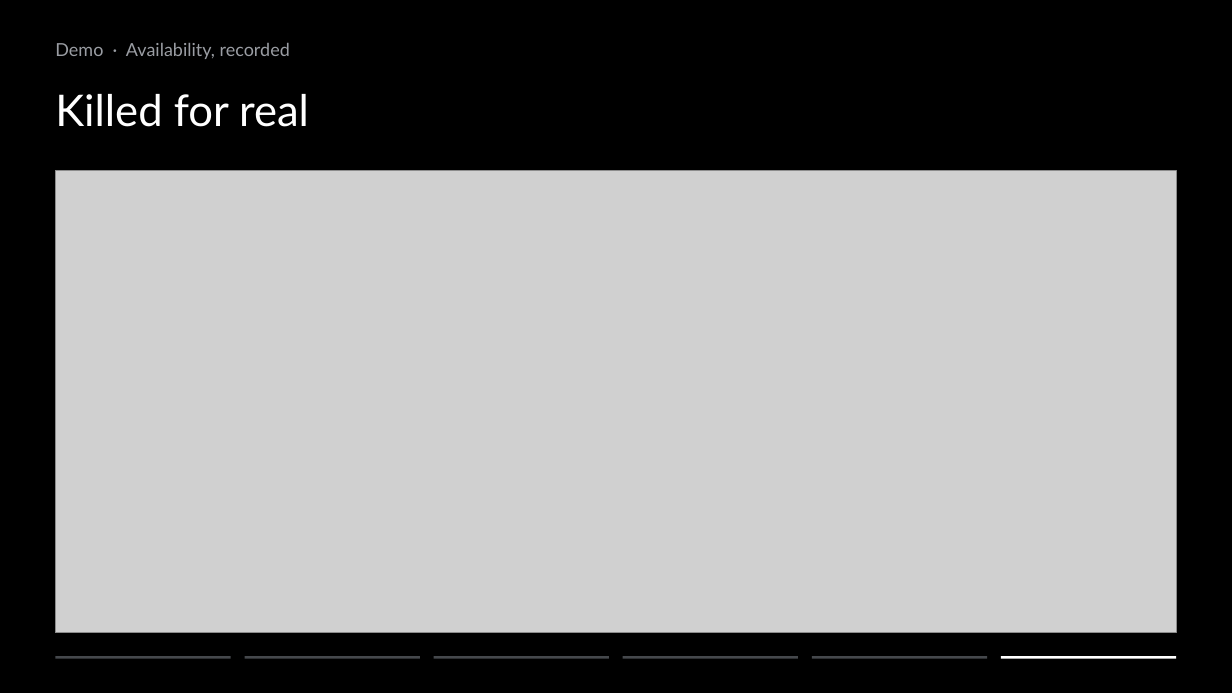
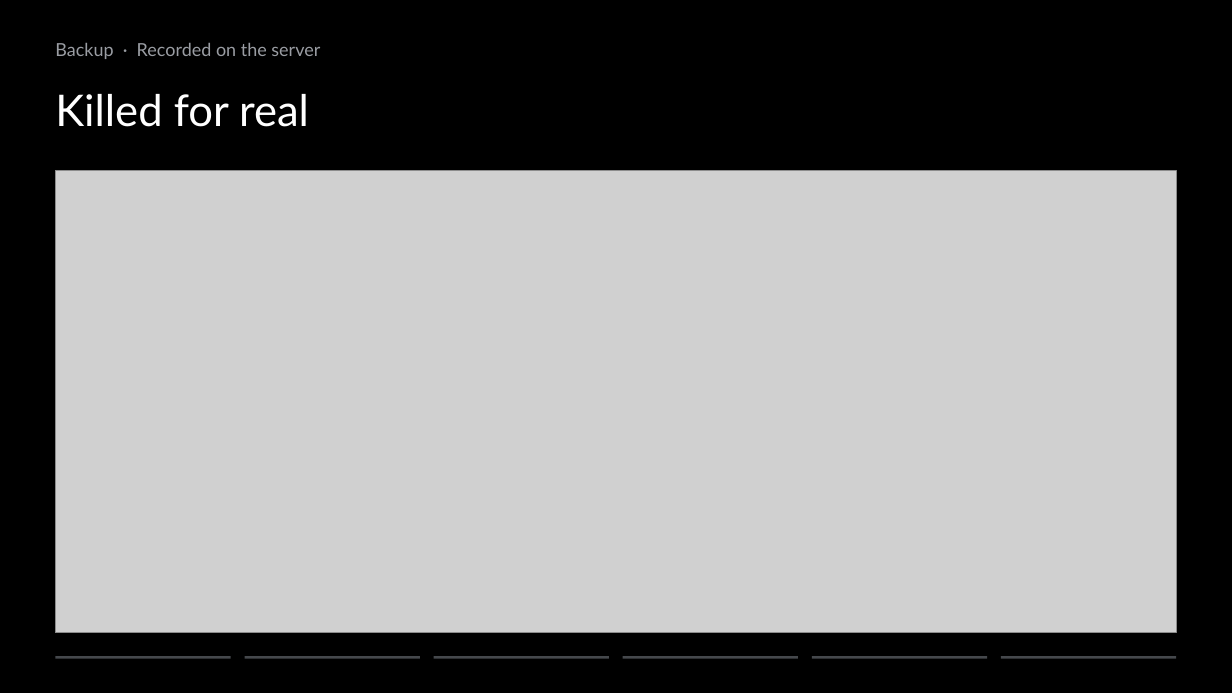
Before and after one commit to ziyangliu-666/lumen-next, a slide deck: slide 21 of docs/platform/slides/out/Team15-Lumen-Platform.pptx (slide 33 before the commit). Drawn at 1232x693 pixels with LibreOffice and Linux fonts; fonts in the diff are those of the drawing; grey boxes stand for pictures. Boxes give left, top, right and bottom in pixels: in the first picture for what was removed or moved away, otherwise in the second. Text is boxed around its words. In the diff, an @@ line names an element or a change of style, - is before the commit and + after.

```diff
--- a/docs/platform/slides/out/Team15-Lumen-Platform.pptx
+++ b/docs/platform/slides/out/Team15-Lumen-Platform.pptx
@@ text at [55,43,320,59]: text changed @@
-Demo · Availability, recorded
+Backup · Recorded on the server
@@ rectangle at [1001,656,1177,659]: fill #FFFFFF to #45484C @@
```
Also in this commit, not shown: 13 other slides changed, 1 slide added, 14 slides removed, 11 other files.
